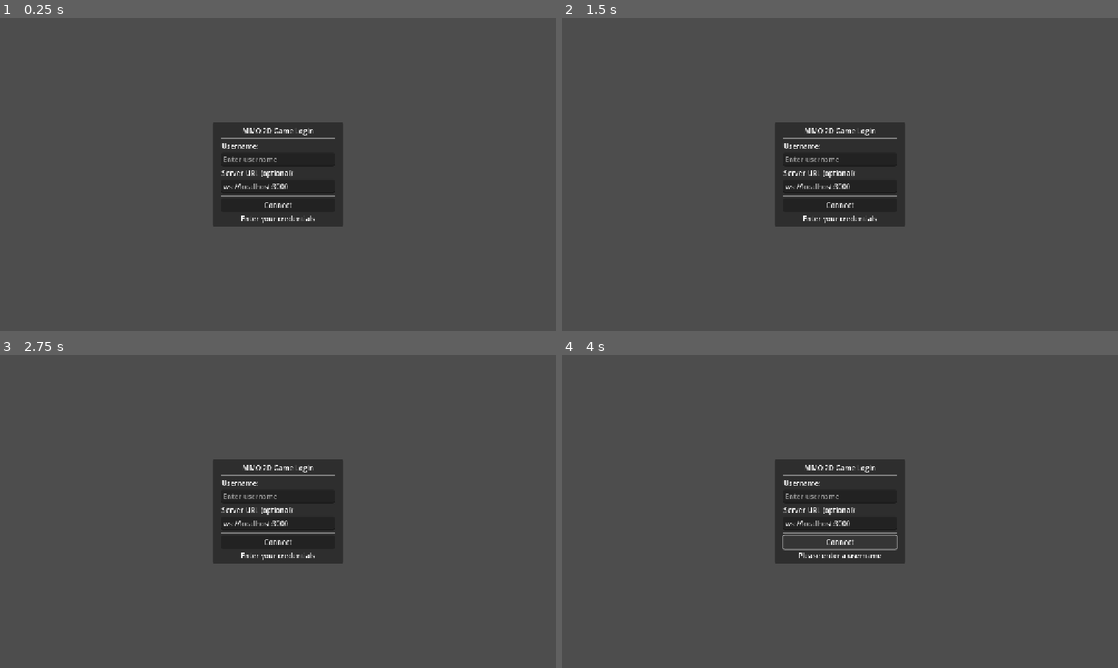
Above: before the commit, frames 1-4 (two rows, left to right).
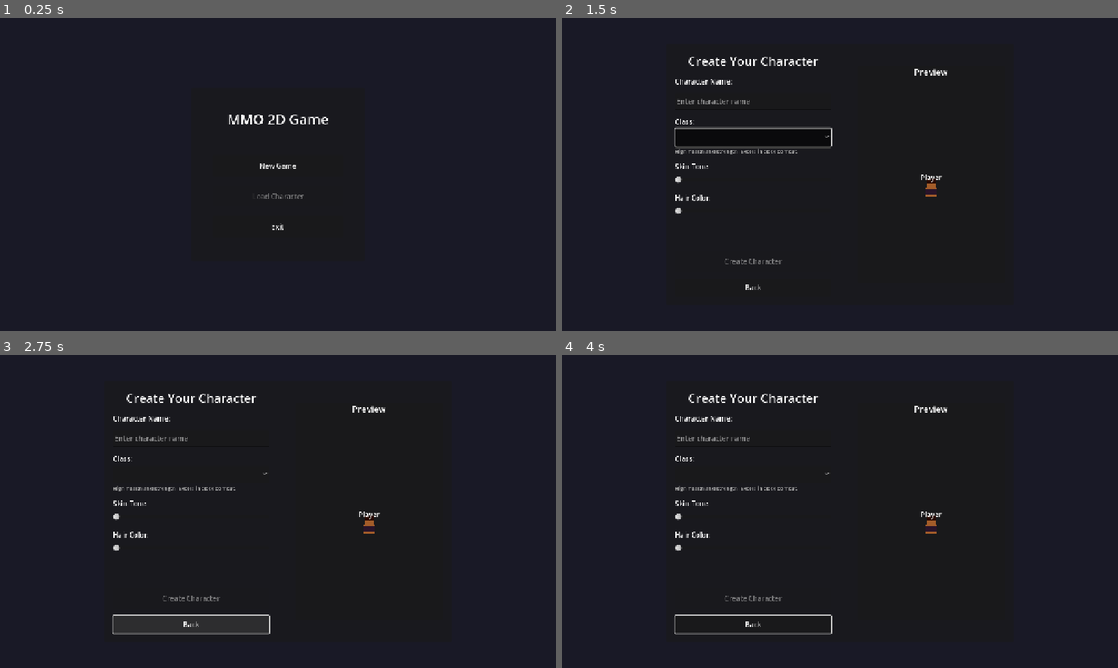
Above: after the commit, the same moments.

Repository: ADH36/MMOBETAGDOT
Game: Godot game, scene res://scenes/Main.tscn
Two runs of this game, one before a commit and one after it. Both use one fixed random seed, a clock stepped at 60 frames per second and the inputs below.
Inputs (mouse positions are in pixels of both pictures, inside the frame that each line leads up to):
- Up to frame 1 (0.25 s): no input
- Up to frame 2 (1.5 s): click (840, 165) at 0.5 s, where only the run after the commit has a clickable "New Game"; click (751, 136) at 1.27 s
- Up to frame 3 (2.75 s): click (189, 624) at 2 s, where only the run after the commit has a clickable "Back"
- Up to frame 4 (4 s): click (840, 542) at 2.75 s, where only the run before the commit has a clickable "Connect"; hold D (move_right) from 3.53 s (still down)

The runs differ from the first frame. In frame 1, 93% of the frame differs, in the area x 0-100%, y 0-100%; in frame 2, 93%; in frame 3, 93%; in frame 4, 94%.
Error after the commit: Parse Error: Expected variable name after "var". (res://scripts/CharacterCreation.gd:93)

Commit message:
Add character system, main menu, and character creation UI
Co-authored-by: ADH36 <18438783+ADH36@users.noreply.github.com>

Diff:
--- /dev/null
+++ b/scenes/CharacterCreation.tscn
@@ -0,0 +1,147 @@
+[gd_scene load_steps=3 format=3 uid="uid://dq2v38r6qjbyw"]
+
+[ext_resource type="Script" path="res://scripts/CharacterCreation.gd" id="1_charcreate"]
+[ext_resource type="PackedScene" uid="uid://btqfx2yywnbfy" path="res://scenes/Player.tscn" id="2_player"]
+
+[node name="CharacterCreation" type="Control"]
+layout_mode = 3
+anchors_preset = 15
+anchor_right = 1.0
+anchor_bottom = 1.0
+grow_horizontal = 2
+grow_vertical = 2
+script = ExtResource("1_charcreate")
+
+[node name="Background" type="ColorRect" parent="."]
+layout_mode = 1
+anchors_preset = 15
+anchor_right = 1.0
+anchor_bottom = 1.0
+grow_horizontal = 2
+grow_vertical = 2
+color = Color(0.1, 0.1, 0.15, 1)
+
+[node name="Panel" type="Panel" parent="."]
+layout_mode = 1
+anchors_preset = 8
+anchor_left = 0.5
+anchor_top = 0.5
+anchor_right = 0.5
+anchor_bottom = 0.5
+offset_left = -400.0
+offset_top = -300.0
+offset_right = 400.0
+offset_bottom = 300.0
+grow_horizontal = 2
+grow_vertical = 2
+
+[node name="VBoxContainer" type="VBoxContainer" parent="Panel"]
+layout_mode = 1
+anchors_preset = 15
+anchor_right = 1.0
+anchor_bottom = 1.0
+offset_left = 20.0
+offset_top = 20.0
+offset_right = -420.0
+offset_bottom = -20.0
+grow_horizontal = 2
+grow_vertical = 2
+theme_override_constants/separation = 15
+
+[node name="TitleLabel" type="Label" parent="Panel/VBoxContainer"]
+layout_mode = 2
+theme_override_font_sizes/font_size = 28
+text = "Create Your Character"
+horizontal_alignment = 1
+
+[node name="NameLabel" type="Label" parent="Panel/VBoxContainer"]
+layout_mode = 2
+text = "Character Name:"
+
+[node name="NameInput" type="LineEdit" parent="Panel/VBoxContainer"]
+custom_minimum_size = Vector2(0, 40)
+layout_mode = 2
+placeholder_text = "Enter character name"
+max_length = 20
+
+[node name="ClassContainer" type="VBoxContainer" parent="Panel/VBoxContainer"]
+layout_mode = 2
+
+[node name="ClassLabel" type="Label" parent="Panel/VBoxContainer/ClassContainer"]
+layout_mode = 2
+text = "Class:"
+
+[node name="ClassOptionButton" type="OptionButton" parent="Panel/VBoxContainer/ClassContainer"]
+custom_minimum_size = Vector2(0, 40)
+layout_mode = 2
+
+[node name="ClassDescription" type="Label" parent="Panel/VBoxContainer/ClassContainer"]
+layout_mode = 2
+theme_override_colors/font_color = Color(0.7, 0.7, 0.7, 1)
+theme_override_font_sizes/font_size = 12
+text = "High health and strength. Excels in close combat."
+autowrap_mode = 3
+
+[node name="SkinToneContainer" type="VBoxContainer" parent="Panel/VBoxContainer"]
+layout_mode = 2
+
+[node name="SkinToneLabel" type="Label" parent="Panel/VBoxContainer/SkinToneContainer"]
+layout_mode = 2
+text = "Skin Tone:"
+
+[node name="SkinToneSlider" type="HSlider" parent="Panel/VBoxContainer/SkinToneContainer"]
+custom_minimum_size = Vector2(0, 30)
+layout_mode = 2
+
+[node name="HairColorContainer" type="VBoxContainer" parent="Panel/VBoxContainer"]
+layout_mode = 2
+
+[node name="HairColorLabel" type="Label" parent="Panel/VBoxContainer/HairColorContainer"]
+layout_mode = 2
+text = "Hair Color:"
+
+[node name="HairColorSlider" type="HSlider" parent="Panel/VBoxContainer/HairColorContainer"]
+custom_minimum_size = Vector2(0, 30)
+layout_mode = 2
+
+[node name="Spacer" type="Control" parent="Panel/VBoxContainer"]
+layout_mode = 2
+size_flags_vertical = 3
+
+[node name="CreateButton" type="Button" parent="Panel/VBoxContainer"]
+custom_minimum_size = Vector2(0, 50)
+layout_mode = 2
+disabled = true
+text = "Create Character"
+
+[node name="BackButton" type="Button" parent="Panel/VBoxContainer"]
+custom_minimum_size = Vector2(0, 40)
+layout_mode = 2
+text = "Back"
+
+[node name="CharacterPreview" type="Panel" parent="Panel"]
+layout_mode = 1
+anchors_preset = 6
+anchor_left = 1.0
+anchor_top = 0.5
+anchor_right = 1.0
+anchor_bottom = 0.5
+offset_left = -360.0
+offset_top = -250.0
+offset_right = -20.0
+offset_bottom = 250.0
+grow_horizontal = 0
+grow_vertical = 2
+
+[node name="PreviewLabel" type="Label" parent="Panel/CharacterPreview"]
+layout_mode = 1
+anchors_preset = 10
+anchor_right = 1.0
+offset_bottom = 30.0
+grow_horizontal = 2
+theme_override_font_sizes/font_size = 20
+text = "Preview"
+horizontal_alignment = 1
+
+[node name="PreviewPlayer" parent="Panel/CharacterPreview" instance=ExtResource("2_player")]
+position = Vector2(170, 280)
--- /dev/null
+++ b/scenes/LoadCharacter.tscn
@@ -0,0 +1,73 @@
+[gd_scene load_steps=2 format=3 uid="uid://bv7ksf8j1hl6g"]
+
+[ext_resource type="Script" path="res://scripts/LoadCharacter.gd" id="1_loadchar"]
+
+[node name="LoadCharacter" type="Control"]
+layout_mode = 3
+anchors_preset = 15
+anchor_right = 1.0
+anchor_bottom = 1.0
+grow_horizontal = 2
+grow_vertical = 2
+script = ExtResource("1_loadchar")
+
+[node name="Background" type="ColorRect" parent="."]
+layout_mode = 1
+anchors_preset = 15
+anchor_right = 1.0
+anchor_bottom = 1.0
+grow_horizontal = 2
+grow_vertical = 2
+color = Color(0.1, 0.1, 0.15, 1)
+
+[node name="Panel" type="Panel" parent="."]
+layout_mode = 1
+anchors_preset = 8
+anchor_left = 0.5
+anchor_top = 0.5
+anchor_right = 0.5
+anchor_bottom = 0.5
+offset_left = -300.0
+offset_top = -250.0
+offset_right = 300.0
+offset_bottom = 250.0
+grow_horizontal = 2
+grow_vertical = 2
+
+[node name="VBoxContainer" type="VBoxContainer" parent="Panel"]
+layout_mode = 1
+anchors_preset = 15
+anchor_right = 1.0
+anchor_bottom = 1.0
+offset_left = 20.0
+offset_top = 20.0
+offset_right = -20.0
+offset_bottom = -20.0
+grow_horizontal = 2
+grow_vertical = 2
+theme_override_constants/separation = 15
+
+[node name="TitleLabel" type="Label" parent="Panel/VBoxContainer"]
+layout_mode = 2
+theme_override_font_sizes/font_size = 28
+text = "Load Character"
+horizontal_alignment = 1
+
+[node name="SlotContainer" type="VBoxContainer" parent="Panel/VBoxContainer"]
+layout_mode = 2
+size_flags_vertical = 3
+theme_override_constants/separation = 10
+
+[node name="Spacer" type="Control" parent="Panel/VBoxContainer"]
+custom_minimum_size = Vector2(0, 20)
+layout_mode = 2
+
+[node name="DeleteButton" type="Button" parent="Panel/VBoxContainer"]
+custom_minimum_size = Vector2(0, 40)
+layout_mode = 2
+text = "Delete Character"
+
+[node name="BackButton" type="Button" parent="Panel/VBoxContainer"]
+custom_minimum_size = Vector2(0, 40)
+layout_mode = 2
+text = "Back to Main Menu"
--- /dev/null
+++ b/scenes/MainMenu.tscn
@@ -0,0 +1,75 @@
+[gd_scene load_steps=2 format=3 uid="uid://cq8yxvn6rm2hn"]
+
+[ext_resource type="Script" path="res://scripts/MainMenu.gd" id="1_mainmenu"]
+
+[node name="MainMenu" type="Control"]
+layout_mode = 3
+anchors_preset = 15
+anchor_right = 1.0
+anchor_bottom = 1.0
+grow_horizontal = 2
+grow_vertical = 2
+script = ExtResource("1_mainmenu")
+
+[node name="Background" type="ColorRect" parent="."]
+layout_mode = 1
+anchors_preset = 15
+anchor_right = 1.0
+anchor_bottom = 1.0
+grow_horizontal = 2
+grow_vertical = 2
+color = Color(0.1, 0.1, 0.15, 1)
+
+[node name="Panel" type="Panel" parent="."]
+layout_mode = 1
+anchors_preset = 8
+anchor_left = 0.5
+anchor_top = 0.5
+anchor_right = 0.5
+anchor_bottom = 0.5
+offset_left = -200.0
+offset_top = -200.0
+offset_right = 200.0
+offset_bottom = 200.0
+grow_horizontal = 2
+grow_vertical = 2
+
+[node name="VBoxContainer" type="VBoxContainer" parent="Panel"]
+layout_mode = 1
+anchors_preset = 8
+anchor_left = 0.5
+anchor_top = 0.5
+anchor_right = 0.5
+anchor_bottom = 0.5
+offset_left = -150.0
+offset_top = -150.0
+offset_right = 150.0
+offset_bottom = 150.0
+grow_horizontal = 2
+grow_vertical = 2
+theme_override_constants/separation = 20
+
+[node name="TitleLabel" type="Label" parent="Panel/VBoxContainer"]
+layout_mode = 2
+theme_override_font_sizes/font_size = 32
+text = "MMO 2D Game"
+horizontal_alignment = 1
+
+[node name="Spacer" type="Control" parent="Panel/VBoxContainer"]
+custom_minimum_size = Vector2(0, 20)
+layout_mode = 2
+
+[node name="NewGameButton" type="Button" parent="Panel/VBoxContainer"]
+custom_minimum_size = Vector2(0, 50)
+layout_mode = 2
+text = "New Game"
+
+[node name="LoadGameButton" type="Button" parent="Panel/VBoxContainer"]
+custom_minimum_size = Vector2(0, 50)
+layout_mode = 2
+text = "Load Character"
+
+[node name="ExitButton" type="Button" parent="Panel/VBoxContainer"]
+custom_minimum_size = Vector2(0, 50)
+layout_mode = 2
+text = "Exit"
--- a/scenes/Player.tscn
+++ b/scenes/Player.tscn
@@ -11,17 +11,38 @@
 [node name="CollisionShape2D" type="CollisionShape2D" parent="."]
 shape = SubResource("RectangleShape2D_1")
 
-[node name="Sprite" type="ColorRect" parent="."]
-offset_left = -16.0
+[node name="Body" type="ColorRect" parent="."]
+offset_left = -12.0
+offset_top = 0.0
+offset_right = 12.0
+offset_bottom = 20.0
+color = Color(0.8, 0.6, 0.4, 1)
+
+[node name="Head" type="ColorRect" parent="."]
+offset_left = -10.0
 offset_top = -16.0
-offset_right = 16.0
+offset_right = 10.0
+offset_bottom = 4.0
+color = Color(0.8, 0.6, 0.4, 1)
+
+[node name="Hair" type="ColorRect" parent="."]
+offset_left = -10.0
+offset_top = -20.0
+offset_right = 10.0
+offset_bottom = -10.0
+color = Color(0.4, 0.2, 0.1, 1)
+
+[node name="Outfit" type="ColorRect" parent="."]
+offset_left = -14.0
+offset_top = 4.0
+offset_right = 14.0
 offset_bottom = 16.0
-color = Color(0.2, 0.6, 1, 1)
+color = Color(0.2, 0.4, 0.8, 1)
 
 [node name="NameLabel" type="Label" parent="."]
 offset_left = -50.0
-offset_top = -30.0
+offset_top = -35.0
 offset_right = 50.0
-offset_bottom = -15.0
+offset_bottom = -20.0
 text = "Player"
 horizontal_alignment = 1
--- /dev/null
+++ b/scripts/CharacterCreation.gd
@@ -0,0 +1,118 @@
+extends Control
+
+@onready var character_name_input = $Panel/VBoxContainer/NameInput
+@onready var class_option_button = $Panel/VBoxContainer/ClassContainer/ClassOptionButton
+@onready var skin_tone_slider = $Panel/VBoxContainer/SkinToneContainer/SkinToneSlider
+@onready var hair_color_slider = $Panel/VBoxContainer/HairColorContainer/HairColorSlider
+@onready var create_button = $Panel/VBoxContainer/CreateButton
+@onready var back_button = $Panel/VBoxContainer/BackButton
+@onready var preview_character = $Panel/CharacterPreview/PreviewPlayer
+@onready var class_description = $Panel/VBoxContainer/ClassContainer/ClassDescription
+
+signal character_created(character_data)
+signal back_pressed
+
+var character_data: CharacterData
+
+# Color presets
+var skin_tones = [
+	Color(1.0, 0.87, 0.74),  # Light
+	Color(0.8, 0.6, 0.4),    # Medium
+	Color(0.6, 0.4, 0.2),    # Dark
+	Color(0.4, 0.3, 0.2)     # Darker
+]
+
+var hair_colors = [
+	Color(0.1, 0.1, 0.1),    # Black
+	Color(0.4, 0.2, 0.1),    # Brown
+	Color(0.8, 0.6, 0.2),    # Blonde
+	Color(0.8, 0.3, 0.1),    # Red
+	Color(0.9, 0.9, 0.9),    # White
+	Color(0.5, 0.5, 0.5)     # Gray
+]
+
+var class_descriptions = {
+	"Warrior": "High health and strength. Excels in close combat.",
+	"Mage": "High mana and intelligence. Master of magic spells.",
+	"Rogue": "High agility and speed. Expert in stealth and critical hits.",
+	"Archer": "Balanced stats. Skilled in ranged combat."
+}
+
+func _ready():
+	character_data = CharacterData.new()
+
+	# Setup class options
+	class_option_button.clear()
+	class_option_button.add_item("Warrior")
+	class_option_button.add_item("Mage")
+	class_option_button.add_item("Rogue")
+	class_option_button.add_item("Archer")
+
+	# Setup sliders
+	skin_tone_slider.min_value = 0
+	skin_tone_slider.max_value = skin_tones.size() - 1
+	skin_tone_slider.step = 1
+	skin_tone_slider.value = 0
+
+	hair_color_slider.min_value = 0
+	hair_color_slider.max_value = hair_colors.size() - 1
+	hair_color_slider.step = 1
+	hair_color_slider.value = 0
+
+	# Connect signals
+	create_button.pressed.connect(_on_create_pressed)
+	back_button.pressed.connect(_on_back_pressed)
+	class_option_button.item_selected.connect(_on_class_selected)
+	skin_tone_slider.value_changed.connect(_on_skin_tone_changed)
+	hair_color_slider.value_changed.connect(_on_hair_color_changed)
+	character_name_input.text_changed.connect(_on_name_changed)
+
+	# Initial update
+	_update_preview()
+	_update_class_description()
+
+func _on_create_pressed():
+	var char_name = character_name_input.text.strip_edges()
+
+	if char_name.is_empty():
+		# Show error - name required
+		return
+
+	character_data.character_name = char_name
+	character_data.apply_class_stats()
+
+	# Save character to slot 0 (can be extended to multiple slots)
+	character_data.save_to_file(0)
+
+	emit_signal("character_created", character_data)
+
+func _on_back_pressed():
+	emit_signal("back_pressed")
+
+func _on_class_selected(index: int):
+	var class_name = class_option_button.get_item_text(index)
+	character_data.character_class = class_name
+	_update_preview()
+	_update_class_description()
+
+func _on_skin_tone_changed(value: float):
+	character_data.skin_tone = int(value)
+	character_data.body_color = skin_tones[int(value)]
+	_update_preview()
+
+func _on_hair_color_changed(value: float):
+	character_data.hair_color = int(value)
+	character_data.hair_color_value = hair_colors[int(value)]
+	_update_preview()
+
+func _on_name_changed(new_text: String):
+	# Enable/disable create button based on name
+	create_button.disabled = new_text.strip_edges().is_empty()
+
+func _update_preview():
+	if preview_character:
+		preview_character.update_appearance(character_data)
+
+func _update_class_description():
+	if class_description:
+		class_description.text = class_descriptions.get(character_data.character_class, "")
--- /dev/null
+++ b/scripts/CharacterData.gd
@@ -0,0 +1,88 @@
+extends Resource
+class_name CharacterData
+
+# Character basic info
+@export var character_name: String = ""
+@export var character_class: String = "Warrior"  # Warrior, Mage, Rogue, Archer
+
+# Appearance customization
+@export var skin_tone: int = 0  # 0-3 for different skin tones
+@export var hair_color: int = 0  # 0-5 for different hair colors
+@export var body_color: Color = Color(0.8, 0.6, 0.4)  # Skin color
+@export var hair_color_value: Color = Color(0.4, 0.2, 0.1)  # Hair color
+@export var outfit_color: Color = Color(0.2, 0.4, 0.8)  # Outfit/class color
+
+# Game stats (class-based)
+@export var max_health: int = 100
+@export var max_mana: int = 50
+@export var strength: int = 10
+@export var intelligence: int = 10
+@export var agility: int = 10
+
+# Save timestamp
+@export var created_at: String = ""
+@export var last_played: String = ""
+
+func _init():
+	created_at = Time.get_datetime_string_from_system()
+	last_played = created_at
+
+func apply_class_stats():
+	"""Apply stat modifiers based on character class"""
+	match character_class:
+		"Warrior":
+			max_health = 150
+			max_mana = 30
+			strength = 15
+			intelligence = 5
+			agility = 8
+			outfit_color = Color(0.8, 0.2, 0.2)  # Red
+		"Mage":
+			max_health = 80
+			max_mana = 100
+			strength = 5
+			intelligence = 15
+			agility = 8
+			outfit_color = Color(0.3, 0.3, 0.9)  # Blue
+		"Rogue":
+			max_health = 100
+			max_mana = 50
+			strength = 8
+			intelligence = 8
+			agility = 15
+			outfit_color = Color(0.3, 0.3, 0.3)  # Dark gray
+		"Archer":
+			max_health = 110
+			max_mana = 40
+			strength = 10
+			intelligence = 8
+			agility = 12
+			outfit_color = Color(0.2, 0.7, 0.3)  # Green
+
+func save_to_file(slot: int = 0):
+	"""Save character data to file"""
+	last_played = Time.get_datetime_string_from_system()
+	var save_path = "user://character_slot_%d.tres" % slot
+	var error = ResourceSaver.save(self, save_path)
+	if error == OK:
+		print("Character saved successfully to slot ", slot)
+		return true
+	else:
+		print("Failed to save character: ", error)
+		return false
+
+static func load_from_file(slot: int = 0) -> CharacterData:
+	"""Load character data from file"""
+	var save_path = "user://character_slot_%d.tres" % slot
+	if ResourceLoader.exists(save_path):
+		var char_data = ResourceLoader.load(save_path)
+		if char_data is CharacterData:
+			print("Character loaded successfully from slot ", slot)
+			return char_data
+	print("No saved character found in slot ", slot)
+	return null
+
+static func slot_has_save(slot: int = 0) -> bool:
+	"""Check if a save exists in the given slot"""
+	var save_path = "user://character_slot_%d.tres" % slot
+	return ResourceLoader.exists(save_path)
--- a/scripts/GameWorld.gd
+++ b/scripts/GameWorld.gd
@@ -11,13 +11,14 @@
 	NetworkManager.player_left.connect(_on_player_left)
 	NetworkManager.player_moved.connect(_on_player_moved)
 
-func spawn_local_player(player_name: String):
+func spawn_local_player(char_data: CharacterData):
 	if local_player:
 		return
 
 	local_player = player_scene.instantiate()
 	local_player.is_local_player = true
-	local_player.set_player_name(player_name)
+	local_player.set_player_name(char_data.character_name)
+	local_player.update_appearance(char_data)
 	local_player.global_position = Vector2(640, 360)  # Center of screen
 	players_container.add_child(local_player)
 
--- /dev/null
+++ b/scripts/LoadCharacter.gd
@@ -0,0 +1,64 @@
+extends Control
+
+@onready var slot_container = $Panel/VBoxContainer/SlotContainer
+@onready var back_button = $Panel/VBoxContainer/BackButton
+@onready var delete_button = $Panel/VBoxContainer/DeleteButton
+
+signal character_loaded(character_data)
+signal back_pressed
+
+var selected_slot: int = -1
+var slot_buttons = []
+
+func _ready():
+	back_button.pressed.connect(_on_back_pressed)
+	delete_button.pressed.connect(_on_delete_pressed)
+	delete_button.disabled = true
+
+	_setup_slot_buttons()
+
+func _setup_slot_buttons():
+	# Clear existing buttons
+	for child in slot_container.get_children():
+		child.queue_free()
+	slot_buttons.clear()
+
+	# Create buttons for each save slot
+	for i in range(3):  # 3 save slots
+		var button = Button.new()
+		button.custom_minimum_size = Vector2(400, 60)
+
+		if CharacterData.slot_has_save(i):
+			var char_data = CharacterData.load_from_file(i)
+			if char_data:
+				button.text = "%s - %s (Level 1)\nLast Played: %s" % [
+					char_data.character_name,
+					char_data.character_class,
+					char_data.last_played
+				]
+		else:
+			button.text = "Slot %d - Empty" % (i + 1)
+			button.disabled = true
+
+		button.pressed.connect(_on_slot_selected.bind(i))
+		slot_container.add_child(button)
+		slot_buttons.append(button)
+
+func _on_slot_selected(slot: int):
+	selected_slot = slot
+	delete_button.disabled = false
+
+	var char_data = CharacterData.load_from_file(slot)
+	if char_data:
+		emit_signal("character_loaded", char_data)
+
+func _on_back_pressed():
+	emit_signal("back_pressed")
+
+func _on_delete_pressed():
+	if selected_slot >= 0:
+		var save_path = "user://character_slot_%d.tres" % selected_slot
+		DirAccess.remove_absolute(save_path)
+		selected_slot = -1
+		delete_button.disabled = true
+		_setup_slot_buttons()
--- a/scripts/MainGame.gd
+++ b/scripts/MainGame.gd
@@ -1,23 +1,102 @@
 extends Node
+
+# Scene references
+var main_menu_scene = preload("res://scenes/MainMenu.tscn")
+var character_creation_scene = preload("res://scenes/CharacterCreation.tscn")
+var load_character_scene = preload("res://scenes/LoadCharacter.tscn")
 
 @onready var login_ui = $LoginUI
 @onready var game_world = $GameWorld
 @onready var ui_layer = $UILayer
 
+# Current UI nodes
+var current_ui = null
+var current_character_data: CharacterData = null
+
 func _ready():
-	# Hide game world initially
+	# Hide game world and login initially
 	game_world.visible = false
 	ui_layer.visible = false
+	login_ui.visible = false
 
-	# Connect login signal
-	login_ui.login_successful.connect(_on_login_successful)
+	# Show main menu
+	_show_main_menu()
+
+func _show_main_menu():
+	_clear_current_ui()
+
+	current_ui = main_menu_scene.instantiate()
+	add_child(current_ui)
+
+	current_ui.new_game_pressed.connect(_on_new_game_pressed)
+	current_ui.load_game_pressed.connect(_on_load_game_pressed)
+
+func _show_character_creation():
+	_clear_current_ui()
+
+	current_ui = character_creation_scene.instantiate()
+	add_child(current_ui)
+
+	current_ui.character_created.connect(_on_character_created)
+	current_ui.back_pressed.connect(_on_back_to_main_menu)
+
+func _show_load_character():
+	_clear_current_ui()
+
+	current_ui = load_character_scene.instantiate()
+	add_child(current_ui)
+
+	current_ui.character_loaded.connect(_on_character_loaded)
+	current_ui.back_pressed.connect(_on_back_to_main_menu)
+
+func _show_login(char_data: CharacterData):
+	_clear_current_ui()
+
+	current_character_data = char_data
+	login_ui.visible = true
+
+	# Connect login signal if not already connected
+	if not login_ui.login_successful.is_connected(_on_login_successful):
+		login_ui.login_successful.connect(_on_login_successful)
+
+func _clear_current_ui():
+	if current_ui:
+		current_ui.queue_free()
+		current_ui = null
+
+func _on_new_game_pressed():
+	_show_character_creation()
+
+func _on_load_game_pressed():
+	_show_load_character()
+
+func _on_back_to_main_menu():
+	_show_main_menu()
+
+func _on_character_created(char_data: CharacterData):
+	print("Character created: ", char_data.character_name)
+	_show_login(char_data)
+
+func _on_character_loaded(char_data: CharacterData):
+	print("Character loaded: ", char_data.character_name)
+	_show_login(char_data)
 
 func _on_login_successful(username: String):
 	print("Login successful for: ", username)
+
+	# Hide login UI
+	login_ui.visible = false
 
 	# Show game world
 	game_world.visible = true
 	ui_layer.visible = true
 
-	# Spawn local player
-	game_world.spawn_local_player(username)
+	# Spawn local player with character data
+	if current_character_data:
+		game_world.spawn_local_player(current_character_data)
+	else:
+		# Fallback to default character
+		var default_char = CharacterData.new()
+		default_char.character_name = username
+		default_char.apply_class_stats()
+		game_world.spawn_local_player(default_char)
--- /dev/null
+++ b/scripts/MainMenu.gd
@@ -0,0 +1,33 @@
+extends Control
+
+@onready var new_game_button = $Panel/VBoxContainer/NewGameButton
+@onready var load_game_button = $Panel/VBoxContainer/LoadGameButton
+@onready var exit_button = $Panel/VBoxContainer/ExitButton
+@onready var title_label = $Panel/VBoxContainer/TitleLabel
+
+signal new_game_pressed
+signal load_game_pressed
+
+func _ready():
+	new_game_button.pressed.connect(_on_new_game_pressed)
+	load_game_button.pressed.connect(_on_load_game_pressed)
+	exit_button.pressed.connect(_on_exit_pressed)
+
+	# Check if there are any saved characters
+	var has_saves = false
+	for i in range(3):  # Check first 3 slots
+		if CharacterData.slot_has_save(i):
+			has_saves = true
+			break
+
+	# Disable load button if no saves exist
+	load_game_button.disabled = not has_saves
+
+func _on_new_game_pressed():
+	emit_signal("new_game_pressed")
+
+func _on_load_game_pressed():
+	emit_signal("load_game_pressed")
+
+func _on_exit_pressed():
+	get_tree().quit()
--- a/scripts/Player.gd
+++ b/scripts/Player.gd
@@ -4,12 +4,18 @@
 
 var player_name = "Player"
 var is_local_player = false
+var character_data: CharacterData
 
 @onready var name_label = $NameLabel
+@onready var body_sprite = $Body
+@onready var head_sprite = $Head
+@onready var hair_sprite = $Hair
+@onready var outfit_sprite = $Outfit
 
 func _ready():
 	if name_label:
 		name_label.text = player_name
+	_setup_default_appearance()
 
 func _physics_process(delta):
 	if is_local_player:
@@ -45,3 +51,23 @@
 	if not is_local_player:
 		var tween = create_tween()
 		tween.tween_property(self, "global_position", new_position, 0.1)
+
+func update_appearance(char_data: CharacterData):
+	"""Update character visual appearance based on character data"""
+	character_data = char_data
+
+	if body_sprite:
+		body_sprite.modulate = char_data.body_color
+	if head_sprite:
+		head_sprite.modulate = char_data.body_color
+	if hair_sprite:
+		hair_sprite.modulate = char_data.hair_color_value
+	if outfit_sprite:
+		outfit_sprite.modulate = char_data.outfit_color
+
+func _setup_default_appearance():
+	"""Setup default appearance if no character data is provided"""
+	if not character_data:
+		character_data = CharacterData.new()
+		character_data.apply_class_stats()
+	update_appearance(character_data)
